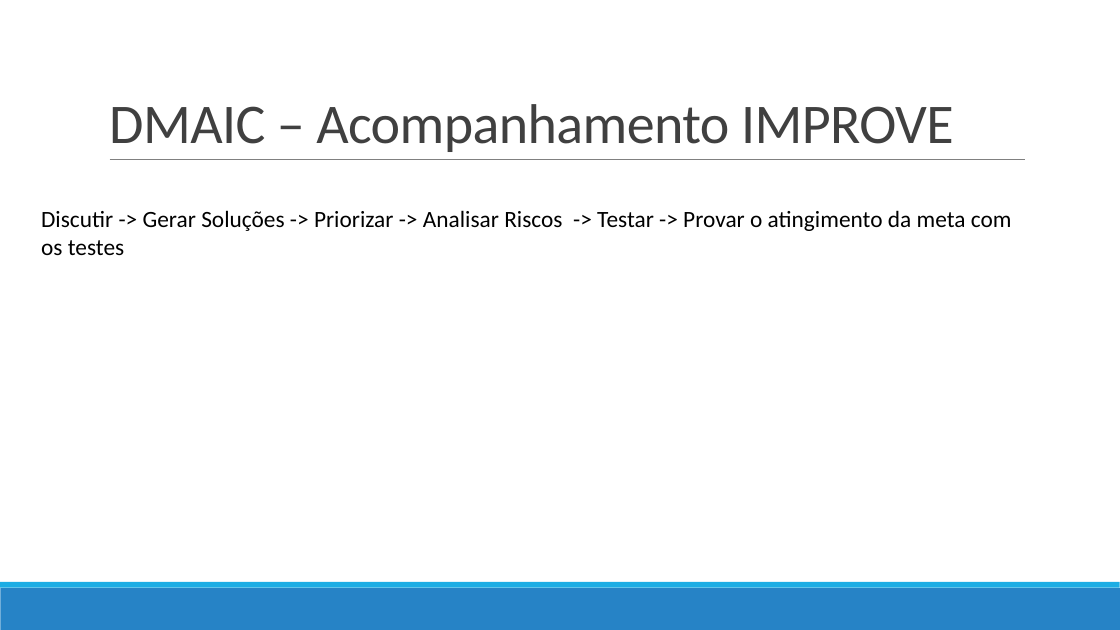
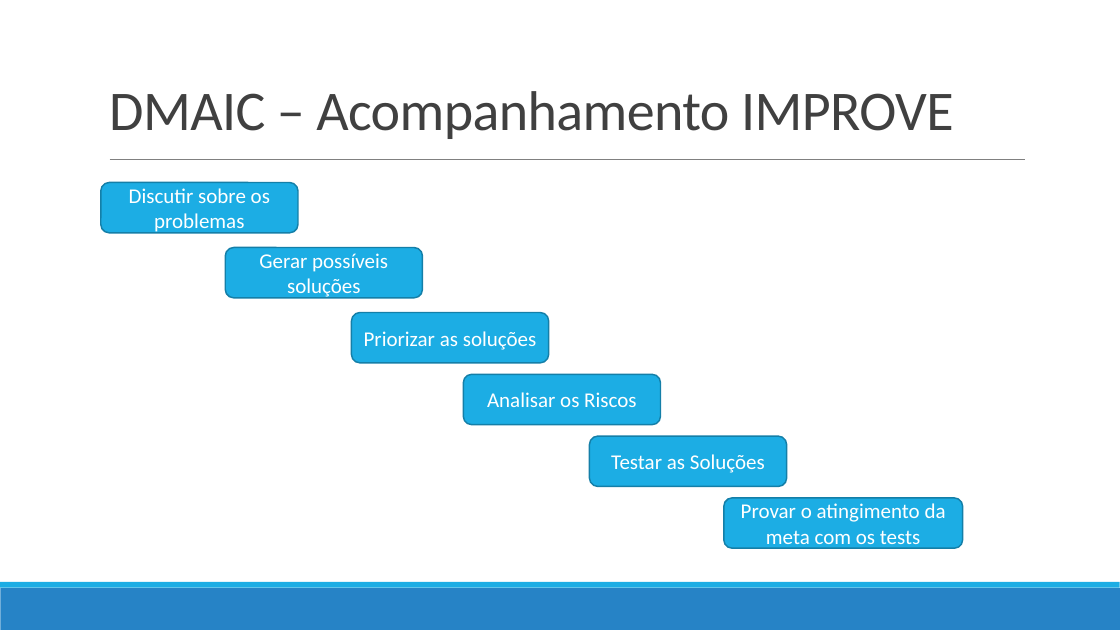
Before and after one commit to ruhansanabria/Puc_Lean2016, a slide deck: slide 4 of Apresentações/TRE DMAIC - Improve -FollowUP.pptx. Drawn at 1120x630 pixels with LibreOffice and Linux fonts; fonts in the diff are those of the drawing. Boxes give left, top, right and bottom in pixels: in the first picture for what was removed or moved away, otherwise in the second. Text is boxed around its words. In the diff, an @@ line names an element or a change of style, - is before the commit and + after.

Commit message:
Add files via upload
- Colocado de forma grafica os processos do acompanhamento do Improve.
- Colocado um Slide para link da Matriz 5w2h
- Colocado topicos no Slide de Como os Testes serao implementados.

```diff
--- a/Apresentações/TRE DMAIC - Improve -FollowUP.pptx
+++ b/Apresentações/TRE DMAIC - Improve -FollowUP.pptx
@@ title "DMAIC – Acompanhamento IMPROVE": place and size @@
-title "DMAIC – Acompanhamento IMPROVE" at [109, 104, 954, 152]
+title "DMAIC – Acompanhamento IMPROVE" at [109, 91, 954, 139]
@@ rounded rectangle added at [101, 182, 298, 233], fill #1CADE4, outline #1580A9 1.25 pt, 18 pt, text #FFFFFF @@
+Discutir sobre os problemas
@@ text removed at [41, 210, 1012, 255] @@
-Discutir -> Gerar Soluções -> Priorizar -> Analisar Riscos -> Testar -> Provar o atingimento da meta com os testes
@@ rounded rectangle added at [225, 248, 423, 298], fill #1CADE4, outline #1580A9 1.25 pt, 18 pt, text #FFFFFF @@
+Gerar possíveis soluções
@@ rounded rectangle added at [351, 313, 549, 363], fill #1CADE4, outline #1580A9 1.25 pt, 18 pt, text #FFFFFF @@
+Priorizar as soluções
@@ rounded rectangle added at [464, 375, 661, 425], fill #1CADE4, outline #1580A9 1.25 pt, 18 pt, text #FFFFFF @@
+Analisar os Riscos
@@ rounded rectangle added at [590, 436, 787, 486], fill #1CADE4, outline #1580A9 1.25 pt, 18 pt, text #FFFFFF @@
+Testar as Soluções
@@ rounded rectangle added at [724, 498, 963, 549], fill #1CADE4, outline #1580A9 1.25 pt, 18 pt, text #FFFFFF @@
+Provar o atingimento da meta com os tests
```
Also in this commit, not shown: 2 other slides changed, 1 slide added.
